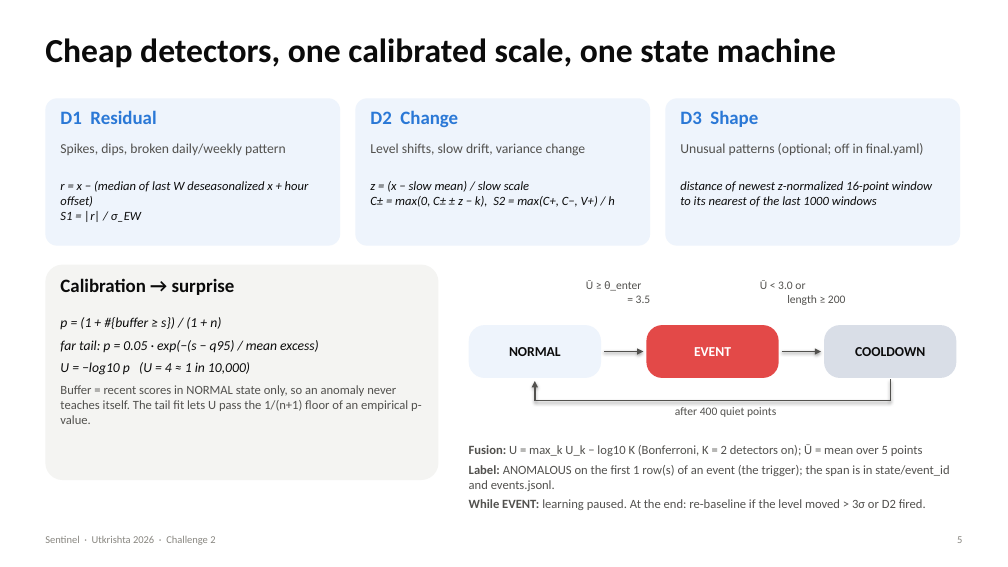
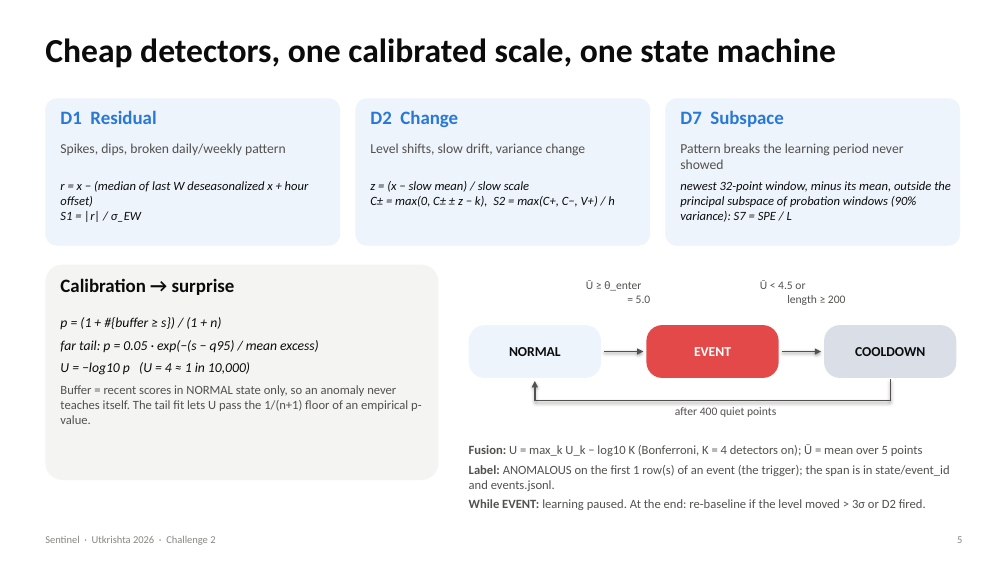
Before and after one commit to KumarranMahesh/sentinel, a slide deck: slide 5 of slides/Sentinel_Challenge2.pptx. Drawn at 1008x567 pixels with LibreOffice and Linux fonts; fonts in the diff are those of the drawing. Boxes give left, top, right and bottom in pixels: in the first picture for what was removed or moved away, otherwise in the second. Text is boxed around its words. In the diff, an @@ line names an element or a change of style, - is before the commit and + after.

```diff
--- a/slides/Sentinel_Challenge2.pptx
+++ b/slides/Sentinel_Challenge2.pptx
@@ text at (x1=680, y1=110, x2=783, y2=127): text changed @@
-D3 Shape
+D7 Subspace
@@ text at (x1=680, y1=143, x2=903, y2=169): text changed @@
-Unusual patterns (optional; off in final.yaml)
+Pattern breaks the learning period never showed
@@ text at (x1=680, y1=181, x2=951, y2=222): text changed @@
-distance of newest z-normalized 16-point window
-to its nearest of the last 1000 windows
+newest 32-point window, minus its mean, outside the
+principal subspace of probation windows (90% variance): S7 = SPE / L
@@ text at (x1=586, y1=280, x2=651, y2=303): text changed @@
-Ū ≥ θ_enter
-= 3.5
+Ū ≥ θ_enter
+= 5.0
@@ text at (x1=760, y1=280, x2=846, y2=305): text changed @@
-Ū < 3.0 or
-length ≥ 200
+Ū < 4.5 or
+length ≥ 200
@@ text at (x1=469, y1=444, x2=923, y2=456): text changed @@
-Fusion: U = max_k U_k − log10 K (Bonferroni, K = 2 detectors on); Ū = mean over 5 points
+Fusion: U = max_k U_k − log10 K (Bonferroni, K = 4 detectors on); Ū = mean over 5 points
```
Also in this commit, not shown: 5 other slides changed, 1 slide added, 1 slide removed, 26 other files.
